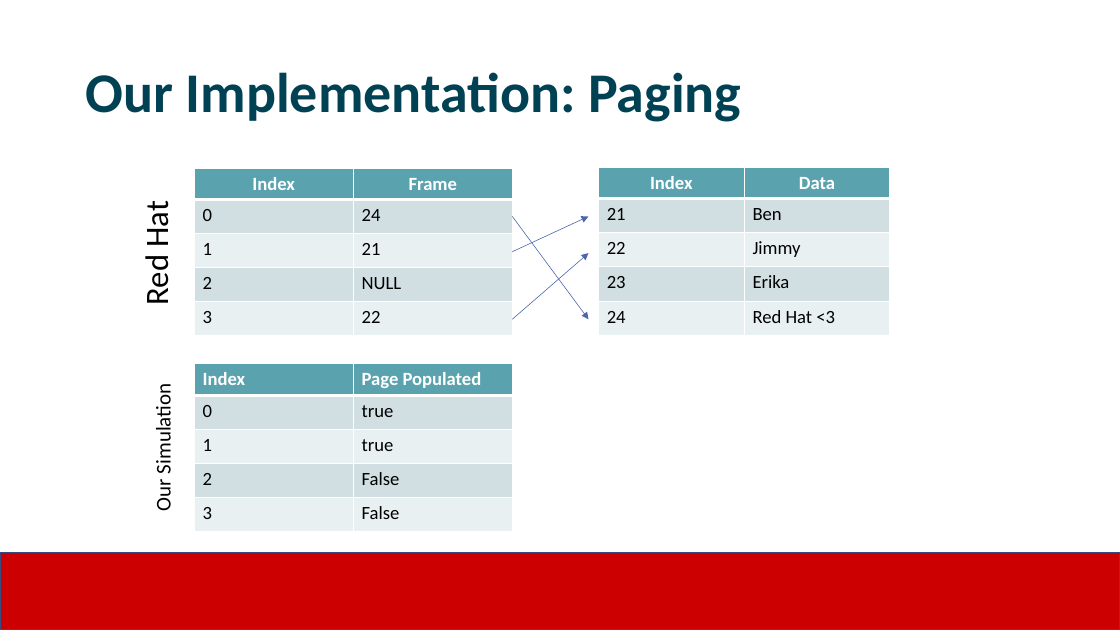
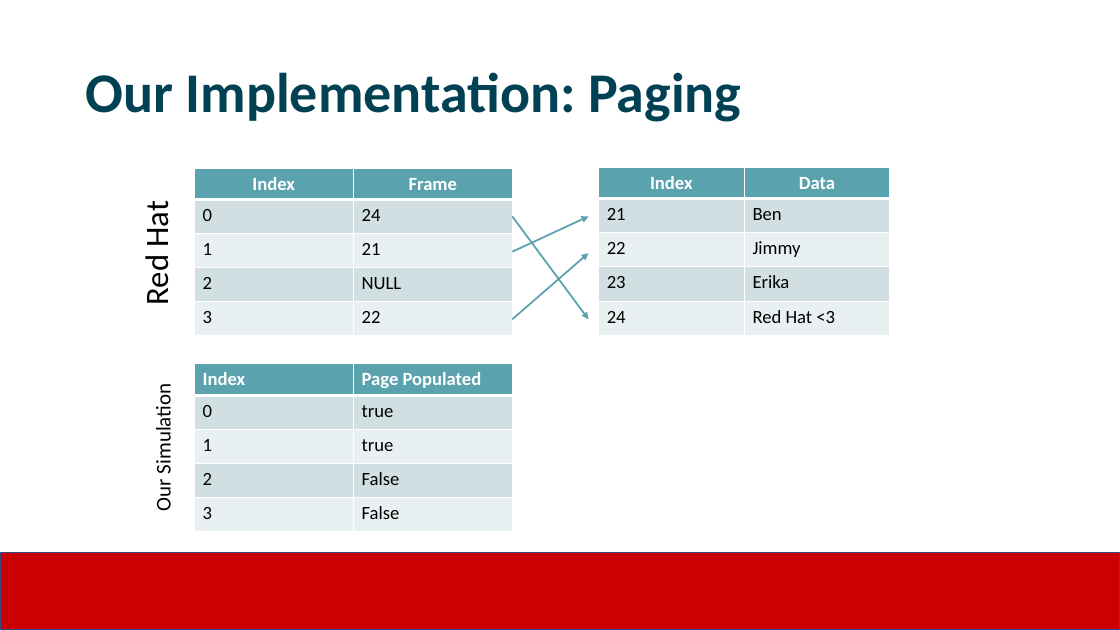
Before and after one commit to JimmyJHickey/Rambunctious-Homunculi, a slide deck: slide 4 of reports/RedHat_Presentation.pptx. Drawn at 1120x630 pixels with LibreOffice and Linux fonts; fonts in the diff are those of the drawing; background and template pictures are left out. Boxes give left, top, right and bottom in pixels: in the first picture for what was removed or moved away, otherwise in the second. Text is boxed around its words. In the diff, an @@ line names an element or a change of style, - is before the commit and + after.

Commit message:
presentation

```diff
--- a/reports/RedHat_Presentation.pptx
+++ b/reports/RedHat_Presentation.pptx
@@ arrow (513, 252) - (589, 217): stroke #4A66AC 0.5 pt to #5AA2AE 1.5 pt @@
@@ arrow (513, 217) - (589, 319): stroke #4A66AC 0.5 pt to #5AA2AE 1.5 pt @@
@@ arrow (513, 319) - (589, 253): stroke #4A66AC 0.5 pt to #5AA2AE 1.5 pt @@
```
Also in this commit, not shown: 1 other slide changed.
